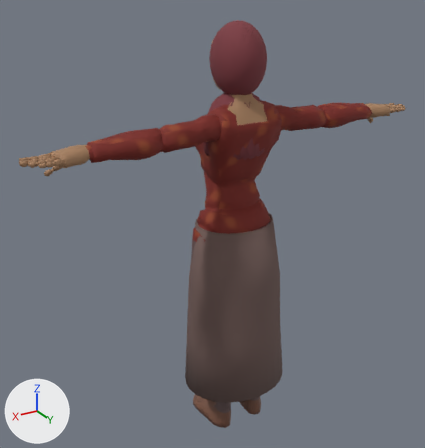
What one commit did to the glTF model godot/assets/models/char_ibu.glb.
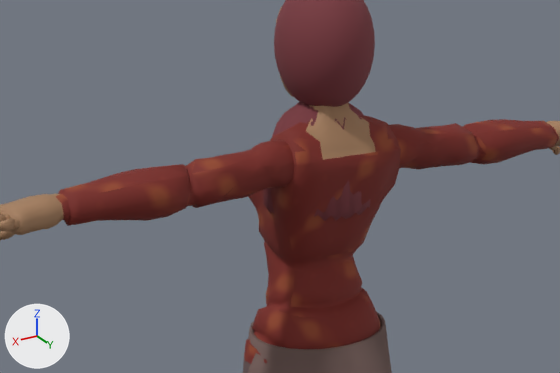
Each version is shown whole from a 50 mm camera at (1.289, 1.963, 2.015) aimed at (0.073, -0.063, 1.002), then close up on the part from 13% to 88% of the width and 8% to 55% of the height. Every picture has the same lights, and +X, +Y and +Z are marked at lower left. The older version's two pictures come first. Vertices at exactly the same position are counted once.

In view in the first close-up: 'HijabDrape', 'HijabHood', 'LongSkirt', 'Mannequin_F'.
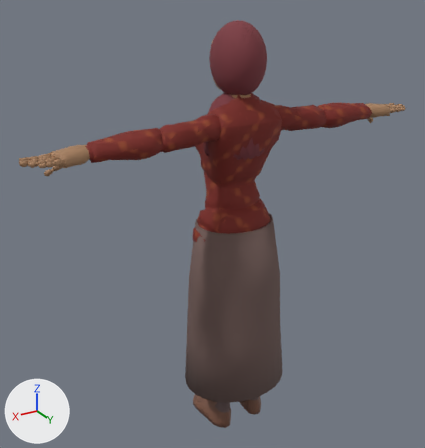
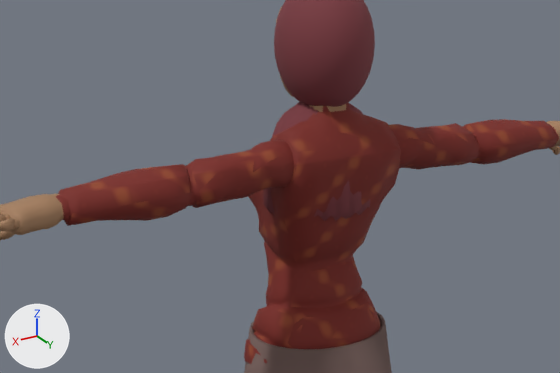
Where the change shows, as pixel boxes (x1, y1, x2, y2) in the close-ups (560 x 373 px; the box of a moved part takes in the faces that stretch with it):
'Mannequin_F', reshaped
    before: (0, 7, 560, 373)
    after: (0, 7, 560, 366)
part 1 of me_mannequin_001, moved or reshaped (not visible afterwards)
    before: (243, 358, 251, 373)
part 2 of me_mannequin_001, moved or reshaped
    before: (335, 134, 364, 177)
    after: (336, 133, 363, 158)
part 3 of me_mannequin_001, surface changed
    before: (55, 103, 558, 373)
    after: (55, 103, 558, 366)
part 4 of me_mannequin_001, recoloured (darker)
    both: (306, 103, 376, 159)

What the commit changed:
me_mannequin_001 has 5583 vertices, 10966 faces and spans x -0.88..0.88, y -0.18..0.13, z 0.0..1.81.
me_mannequin_001 is used by ob_mannequin_f; location (0.0, 0.0, 0.0).
me_mannequin_001 part 1: 415 vertices moved from x -0.19..0.19, y -0.1..0.12, z 0.5..0.95 to x -0.18..0.18, y -0.09..0.1, z 0.5..0.96.
me_mannequin_001 part 2: 2 vertices removed from x 0.0, y 0.11..0.12, z 1.47..1.49; 2 vertices added at x 0.0, y 0.12, z 1.48..1.49.
me_mannequin_001 part 3: 10713 kept faces spanning x -0.88..0.88, y -0.18..0.13, z 0.0..1.81 get new texture (UV) coordinates.
me_mannequin_001 part 4: 43 faces spanning x -0.09..0.09, y 0.02..0.12, z 1.48..1.59 switch from mat_skin (brown #a67e5d) to mat_shirt_batik.
